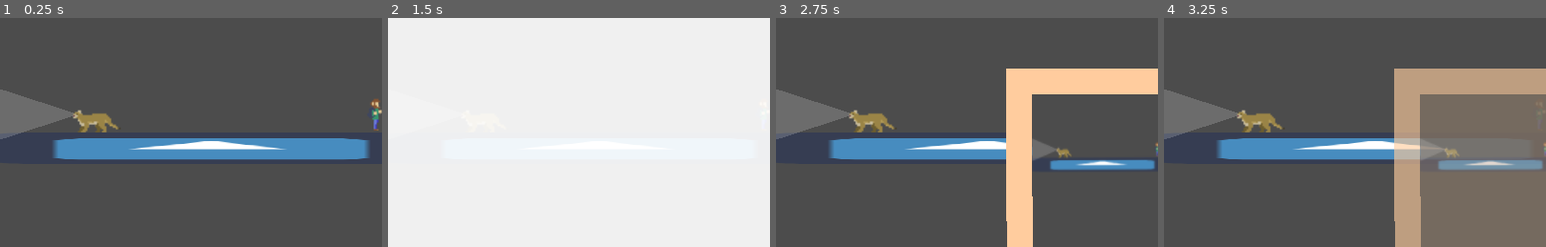
Above: before the commit, frames 1-4 (left to right).
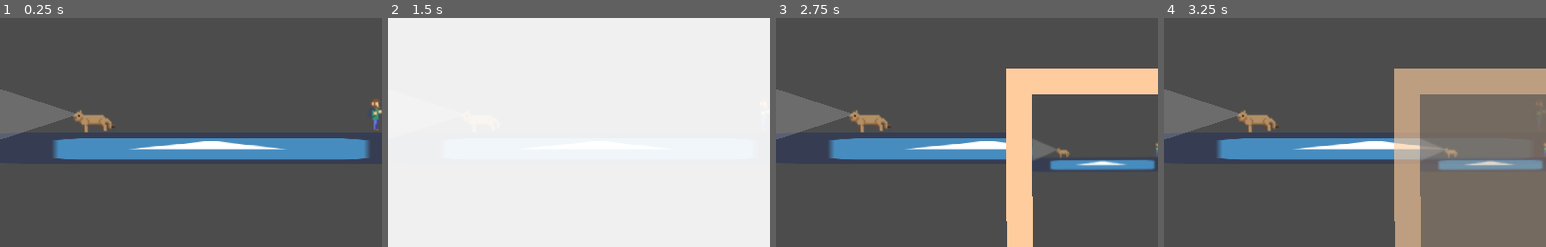
Above: after the commit, the same moments.

Repository: UHSGDC/Photographers-Hike
Game: Godot game, scene res://Minigames/StealthPlatformer/Cave.tscn
The game is run twice, just before and just after one commit, with the same random seed, the same clock (stepped at 60 frames per second) and the same inputs. This scene is started directly instead of the project's main scene. The engine's default icon, where the game draws it, is replaced by a stand-in: a white triangle on a blue panel in a dark square.
Inputs (mouse positions are % of the whole screen's width and height, from its top left):
- Up to frame 1 (0.25 s): no input
- Up to frame 2 (1.5 s): tap Enter at 0.5 s; move the mouse to (72, 45) at 0.52 s; hold Ctrl (interact) 0.53-1.28 s; hold D (right) from 0.53 s (still down); tap Space (jump) at 0.77, 1.25 s; move the mouse to (30, 55) at 1.27 s; tap C (take_picture) at 1.35 s
- Up to frame 3 (2.75 s): tap Space (jump) at 1.52 s; tap Enter at 2 s; move the mouse to (60, 28) at 2.02 s; release D (right) at 2.03 s; hold A (left) from 2.03 s (still down); hold Ctrl (interact) from 2.03 s (still down)
- Up to frame 4 (3.25 s): tap Space (jump) at 2.75, 3.02 s; move the mouse to (45, 70) at 2.77 s; release A (left) at 2.78 s; release Ctrl (interact) at 2.78 s; hold D (right) from 2.78 s (still down); tap C (take_picture) at 2.85 s
The pictures show only the part of the screen within x 0-50%, y 6-56%; the shares and areas given below are measured in that part.

The runs differ from the first frame. In frame 1, 0.5% of the frame differs, in the area x 19-32%, y 40-50%; in frame 2, less than 0.1%; in frame 3, 0.6%, in the area x 19-78%, y 40-61%; in frame 4, 0.5%.
Error in both runs: Invalid get index 'dialog_playing' (on base: 'Nil'). (res://Player/PlatformingPlayer.gd:83)

Commit message:
Added cougar sprite sheet and jump animation

Diff:
--- a/PhotographersHike/Minigames/StealthPlatformer/Cougar.tscn
+++ b/PhotographersHike/Minigames/StealthPlatformer/Cougar.tscn
@@ -1,15 +1,30 @@
-[gd_scene load_steps=6 format=2]
+[gd_scene load_steps=7 format=2]
 
 [ext_resource path="res://Minigames/StealthPlatformer/Cougar.gd" type="Script" id=1]
-[ext_resource path="res://Art/cougar walk.png" type="Texture" id=2]
+[ext_resource path="res://Assets/Art/Cougar/CougarSpriteSheet.png" type="Texture" id=2]
 [ext_resource path="res://Minigames/StealthPlatformer/Sensors.gd" type="Script" id=4]
-
 
 [sub_resource type="RectangleShape2D" id=1]
 extents = Vector2( 11, 6 )
 
 [sub_resource type="CircleShape2D" id=2]
 radius = 71.0282
+
+[sub_resource type="Animation" id=3]
+resource_name = "Jump"
+loop = true
+tracks/0/type = "value"
+tracks/0/path = NodePath("Sprite:frame_coords")
+tracks/0/interp = 1
+tracks/0/loop_wrap = true
+tracks/0/imported = false
+tracks/0/enabled = true
+tracks/0/keys = {
+"times": PoolRealArray( 0, 0.2, 0.4, 0.6, 0.8 ),
+"transitions": PoolRealArray( 1, 1, 1, 1, 1 ),
+"update": 1,
+"values": [ Vector2( 0, 0 ), Vector2( 1, 0 ), Vector2( 2, 0 ), Vector2( 3, 0 ), Vector2( 4, 0 ) ]
+}
 
 [node name="Cougar" type="KinematicBody2D"]
 collision_layer = 0
@@ -31,10 +46,13 @@
 shape = SubResource( 1 )
 
 [node name="Sprite" type="Sprite" parent="."]
+position = Vector2( -2, 0 )
 texture = ExtResource( 2 )
 offset = Vector2( 4.5, -10 )
-hframes = 3
-vframes = 3
+flip_h = true
+hframes = 13
+vframes = 6
+frame = 3
 
 [node name="VisionCone" type="Area2D" parent="."]
 position = Vector2( -8, -6 )
@@ -83,6 +101,9 @@
 wait_time = 0.2
 autostart = true
 
+[node name="AnimationPlayer" type="AnimationPlayer" parent="."]
+anims/Jump = SubResource( 3 )
+
 [connection signal="body_entered" from="VisionCone" to="." method="_on_VisionCone_body_entered"]
 [connection signal="body_entered" from="SleepingDetection" to="." method="_on_SleepingDetection_body_entered"]
 [connection signal="timeout" from="PathCalculationTimer" to="." method="_on_PathCalculationTimer_timeout"]
Binary file added: PhotographersHike/Assets/Art/Cougar/CougarSpriteSheet.png
